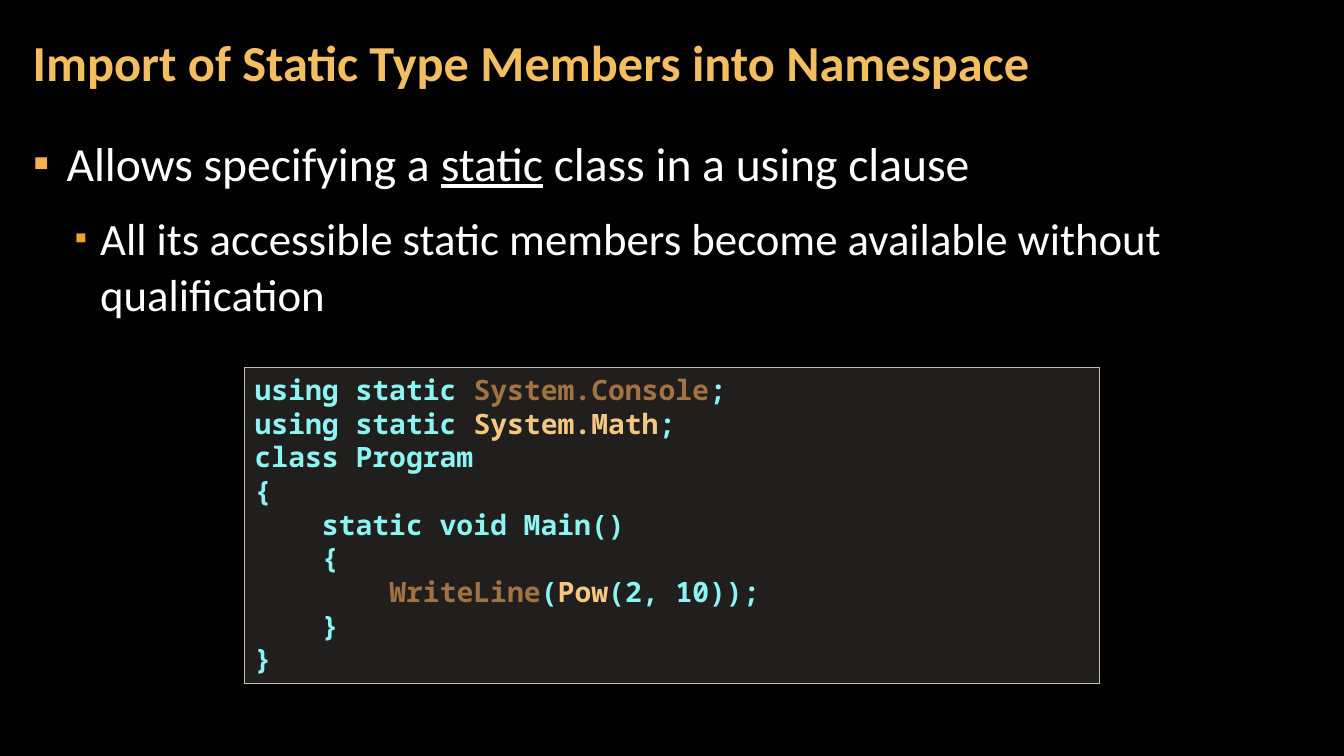
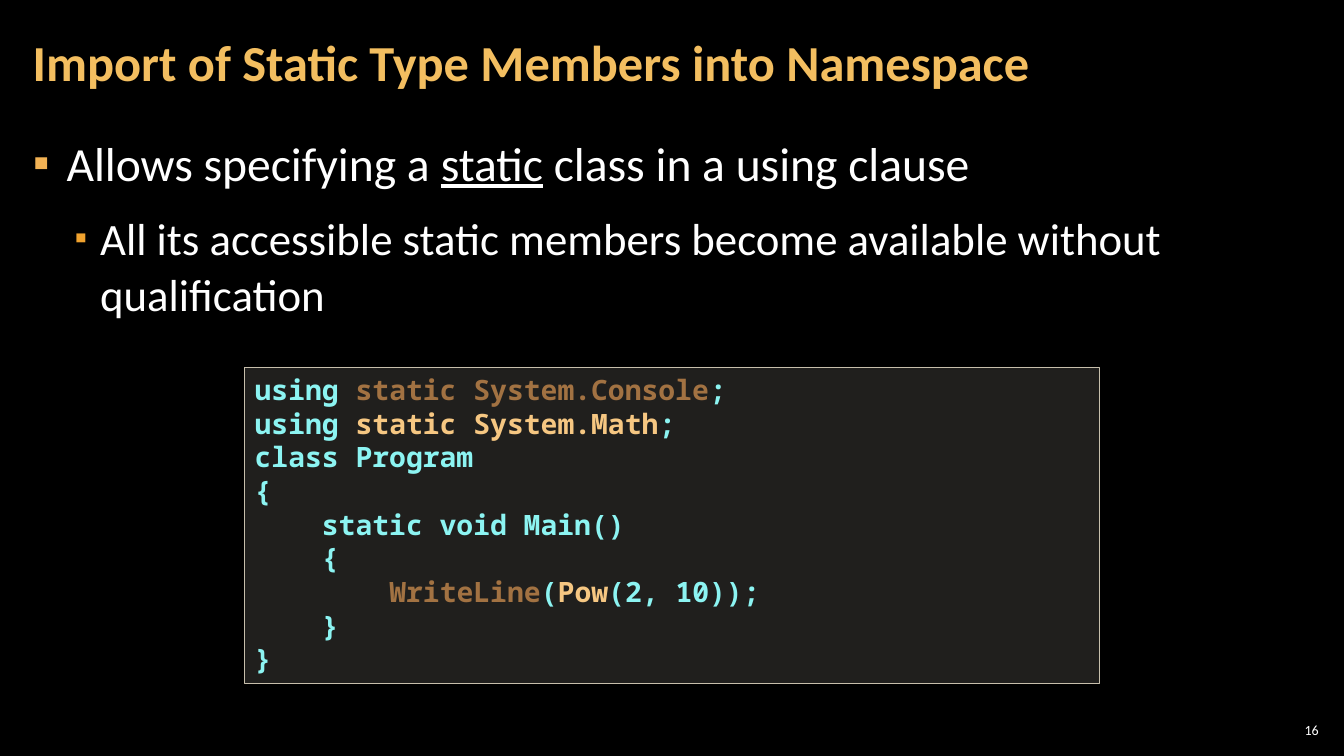
Before and after one commit to NikolayIT/CSharp-New-Features, a slide deck: slide 16 of docs/What is new in CSharp 6.0 and 7.0.pptx (slide 15 before the commit). Drawn at 1344x756 pixels with LibreOffice and Linux fonts; fonts in the diff are those of the drawing; background and template pictures are left out. Boxes give left, top, right and bottom in pixels: in the first picture for what was removed or moved away, otherwise in the second. Text is boxed around its words. In the diff, an @@ line names an element or a change of style, - is before the commit and + after.

```diff
--- a/docs/What is new in CSharp 6.0 and 7.0.pptx
+++ b/docs/What is new in CSharp 6.0 and 7.0.pptx
@@ text in rectangle at [255, 378, 726, 441]: text colour #8CF4F2 to #A27242, text colour #8CF4F2 to #F6C782 in "static" @@
@@ page number added at [1305, 725, 1319, 735], 10 pt, text #FFFFFF @@
+16
```
Also in this commit, not shown: 16 other slides changed, 2 slides added, 5 slides removed.
